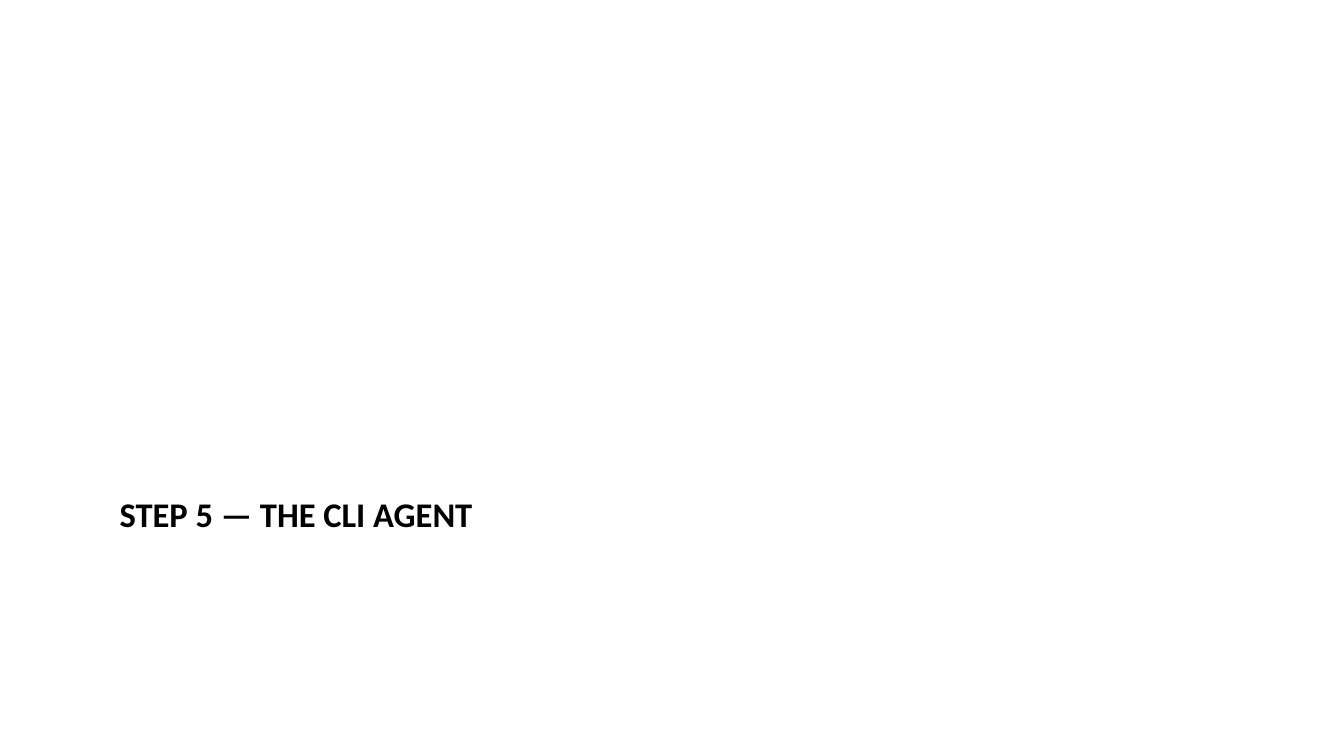
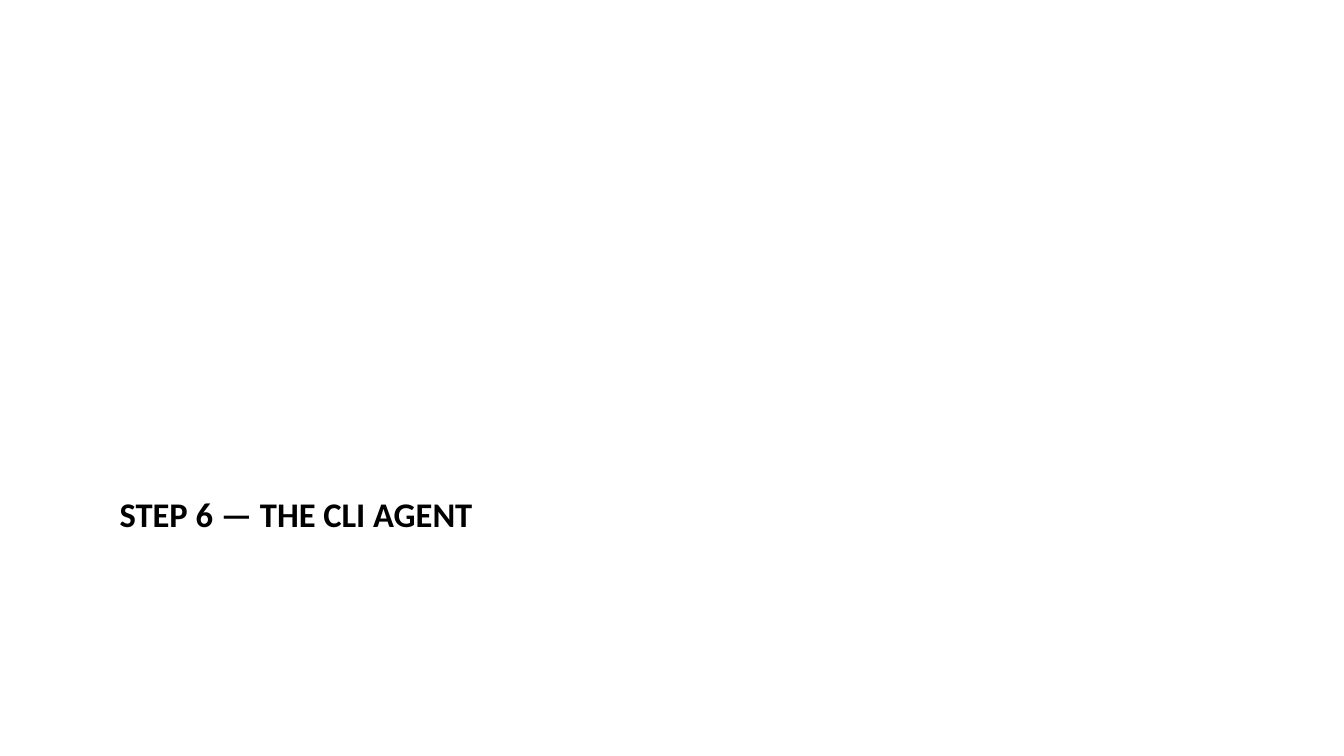
Before and after one commit to warint/quantitative-methods, a slide deck: slide 34 of 01-foundations-scenarios-and-tools/00-pre-session/slides-welcome-and-setup.pptx (slide 30 before the commit). Drawn at 1344x756 pixels with LibreOffice and Linux fonts; fonts in the diff are those of the drawing. Boxes give left, top, right and bottom in pixels: in the first picture for what was removed or moved away, otherwise in the second. Text is boxed around its words. In the diff, an @@ line names an element or a change of style, - is before the commit and + after.

```diff
--- a/01-foundations-scenarios-and-tools/00-pre-session/slides-welcome-and-setup.pptx
+++ b/01-foundations-scenarios-and-tools/00-pre-session/slides-welcome-and-setup.pptx
@@ title at (120, 503, 472, 528): text changed @@
-STEP 5 — THE CLI AGENT
+STEP 6 — THE CLI AGENT
```
Also in this commit, not shown: 5 other slides changed, 4 slides added, 7 other files.
